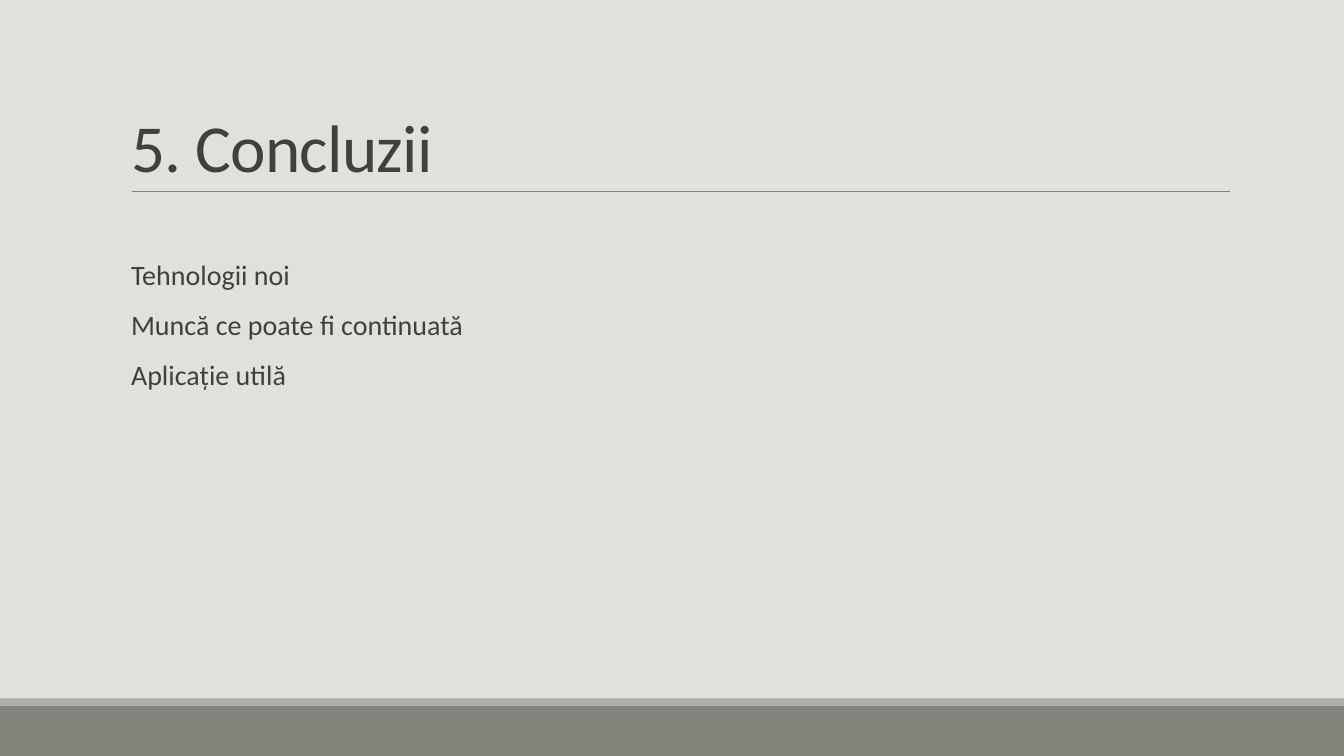
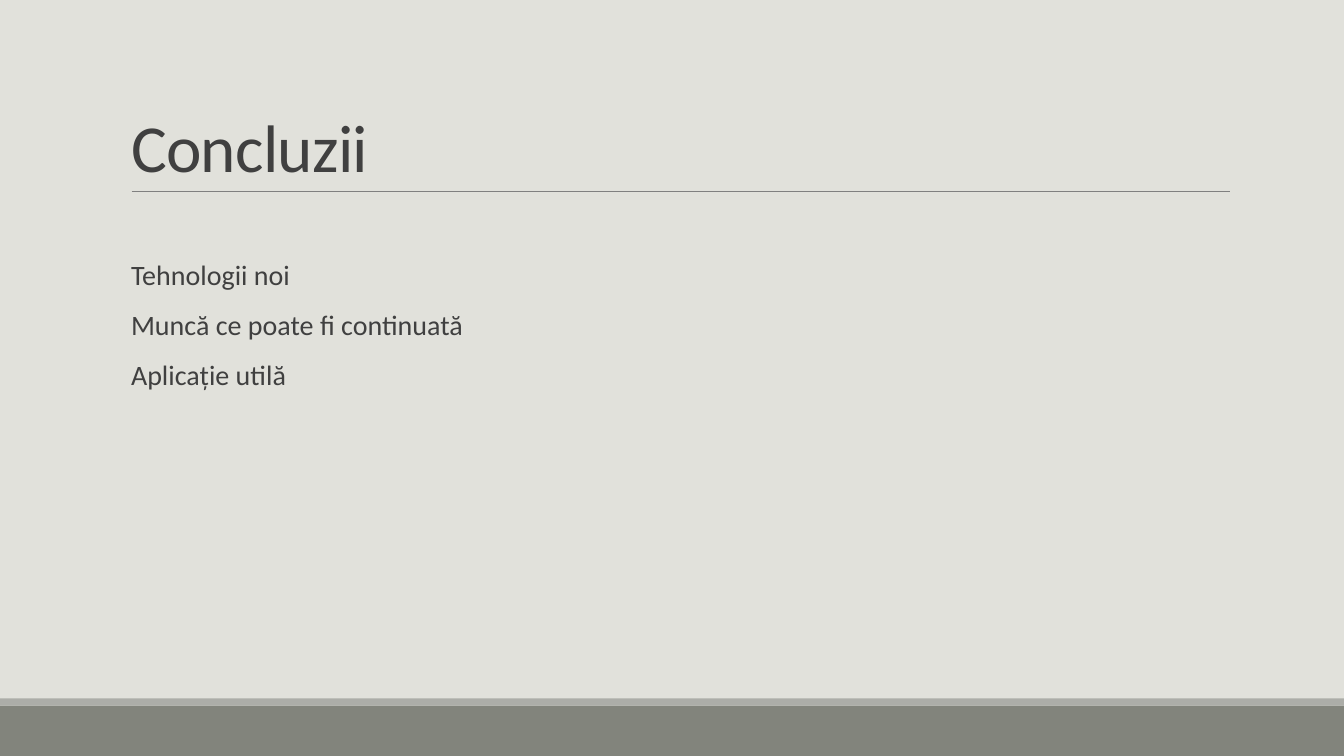
Before and after one commit to Tanasa-Nicoleta/bachelorManagement, a slide deck: slide 6 of Documents/ppt and video/Bachelor Degree Management.pptx (slide 10 before the commit). Drawn at 1344x756 pixels with LibreOffice and Linux fonts; fonts in the diff are those of the drawing. Boxes give left, top, right and bottom in pixels: in the first picture for what was removed or moved away, otherwise in the second. Text is boxed around its words. In the diff, an @@ line names an element or a change of style, - is before the commit and + after.

```diff
--- a/Documents/ppt and video/Bachelor Degree Management.pptx
+++ b/Documents/ppt and video/Bachelor Degree Management.pptx
@@ title at bbox=[131, 125, 368, 173]: text changed @@
-5. Concluzii
+Concluzii
```
Also in this commit, not shown: 3 other slides changed, 2 slides added, 6 slides removed, 23 other files.
